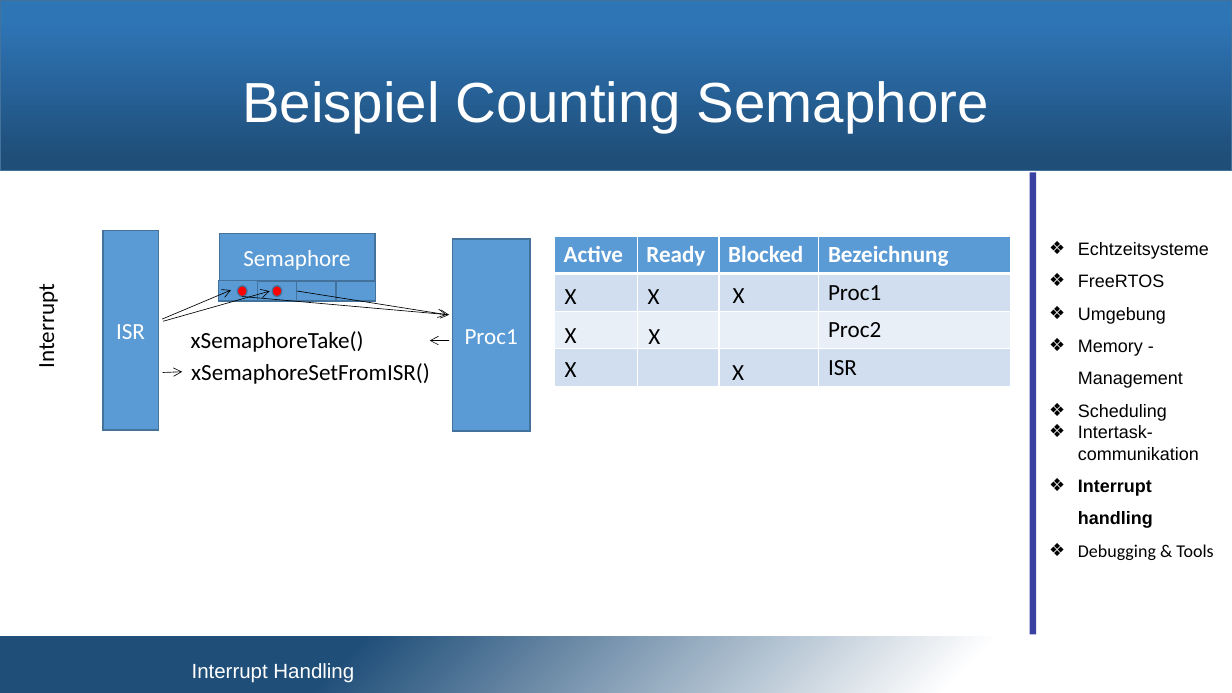
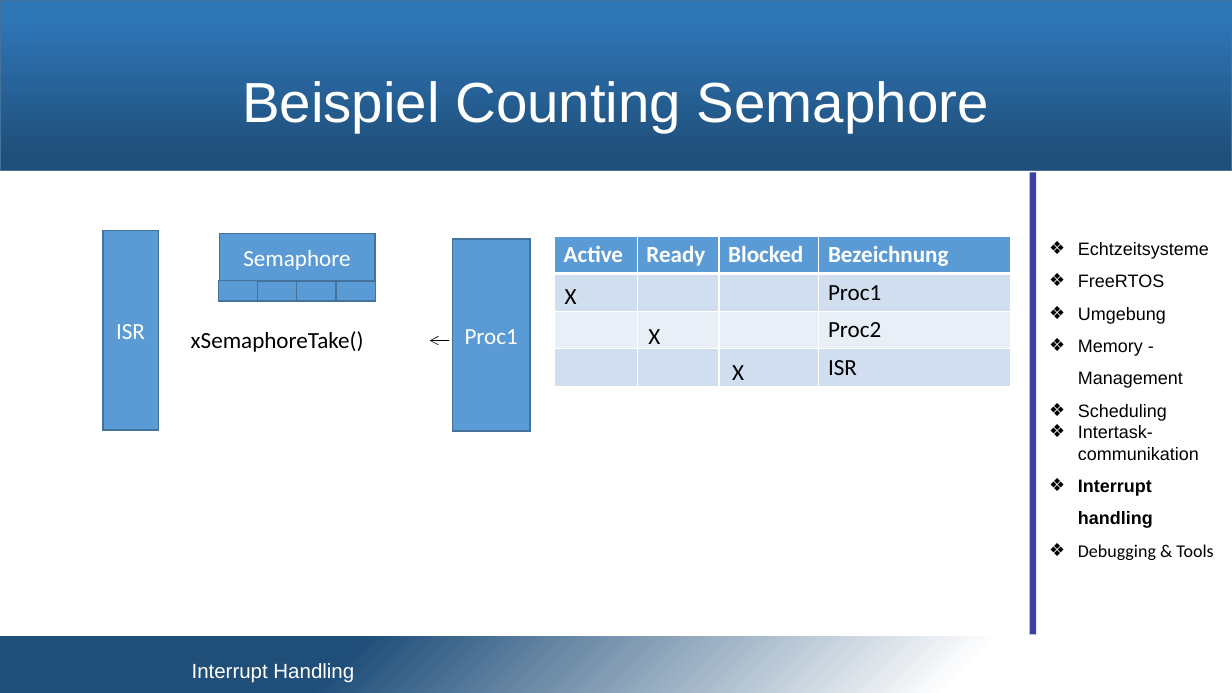
Before and after one commit to snobz/Seminar_BS_2017, a slide deck: slide 18 of Päsi/Seminar Betriebssysteme.pptx. Drawn at 1232x693 pixels with LibreOffice and Linux fonts; fonts in the diff are those of the drawing; background and template pictures are left out. Boxes give left, top, right and bottom in pixels: in the first picture for what was removed or moved away, otherwise in the second. Text is boxed around its words. In the diff, an @@ line names an element or a change of style, - is before the commit and + after.

```diff
--- a/Päsi/Seminar Betriebssysteme.pptx
+++ b/Päsi/Seminar Betriebssysteme.pptx
@@ text removed at (x1=32, y1=292, x2=60, y2=366) @@
-Interrupt
@@ arrow removed from (163, 319) to (231, 290) @@
@@ arrow removed from (164, 322) to (270, 291) @@
@@ ellipse removed at (x1=238, y1=286, x2=247, y2=297) @@
@@ arrow removed from (242, 297) to (449, 315) @@
@@ ellipse removed at (x1=273, y1=286, x2=282, y2=297) @@
@@ arrow removed from (297, 291) to (446, 315) @@
@@ text removed at (x1=648, y1=289, x2=660, y2=304) @@
-X
@@ text removed at (x1=733, y1=288, x2=745, y2=303) @@
-X
@@ text removed at (x1=565, y1=328, x2=577, y2=343) @@
-X
@@ arrow removed from (163, 372) to (182, 372) @@
@@ text removed at (x1=191, y1=363, x2=430, y2=384) @@
-xSemaphoreSetFromISR()
@@ text removed at (x1=565, y1=362, x2=577, y2=377) @@
-X
```
Also in this commit, not shown: 4 slides added, 1 other file.
